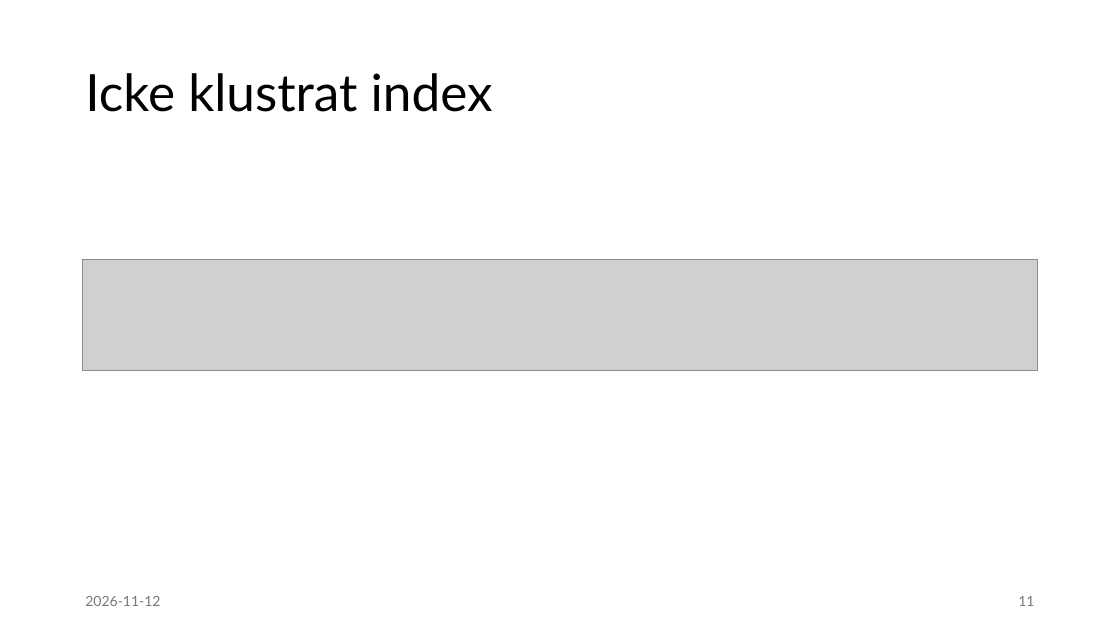
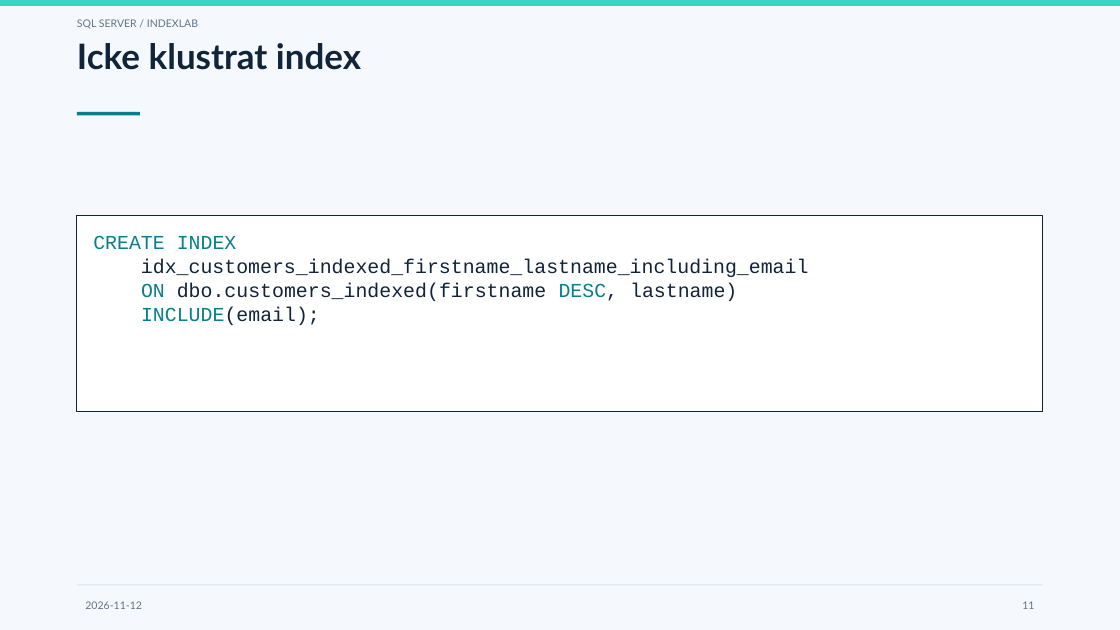
Before and after one commit to moppis/indexing, a slide deck: slide 11 of presentation/Indexering.pptx. Drawn at 1120x630 pixels with LibreOffice and Linux fonts; fonts in the diff are those of the drawing; grey boxes stand for pictures. Boxes give left, top, right and bottom in pixels: in the first picture for what was removed or moved away, otherwise in the second. Text is boxed around its words. In the diff, an @@ line names an element or a change of style, - is before the commit and + after.

```diff
--- a/presentation/Indexering.pptx
+++ b/presentation/Indexering.pptx
@@ background #FFFFFF to #F5F8FC @@
@@ rectangle added at box(0, 0, 1120, 6), fill #37D6C3 @@
@@ text added at box(77, 19, 198, 29), 9 pt, text #63758A @@
+SQL SERVER / INDEXLAB
@@ title "Icke klustrat index" at box(77, 43, 361, 70): size 44 to 30 pt, text colour #000000 to #10243A, bold on; vertical alignment middle to top @@
@@ rectangle added at box(77, 112, 140, 115), fill #087F8C @@
@@ rectangle added at box(77, 216, 1044, 412), fill #FFFFFF, outline #10243A 0.8 pt, 17 pt, text #10243A @@
+CREATE INDEX
+idx_customers_indexed_firstname_lastname_including_email
+ON dbo.customers_indexed(firstname DESC, lastname)
+INCLUDE(email);
@@ picture removed at box(82, 260, 1038, 371) @@
@@ text "2026-11-12" at box(85, 601, 142, 609): size 12 to 9 pt, text colour #797979 to #63758A @@
@@ rectangle added at box(77, 585, 1044, 586), fill #D8E3ED @@
@@ page number at box(1022, 601, 1034, 609): size 12 to 9 pt, text colour #797979 to #63758A @@
```
Also in this commit, not shown: 20 other slides changed.
